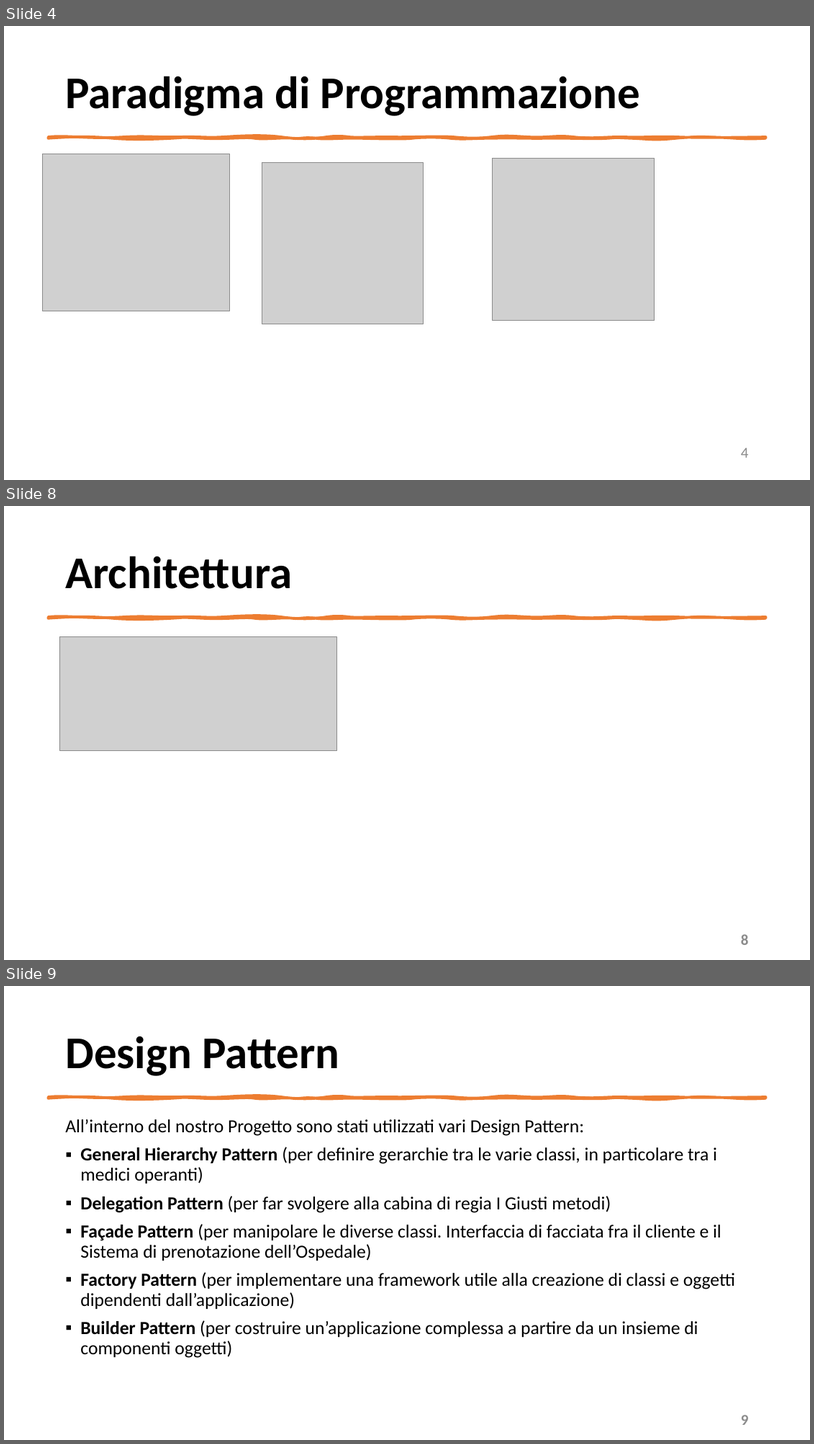
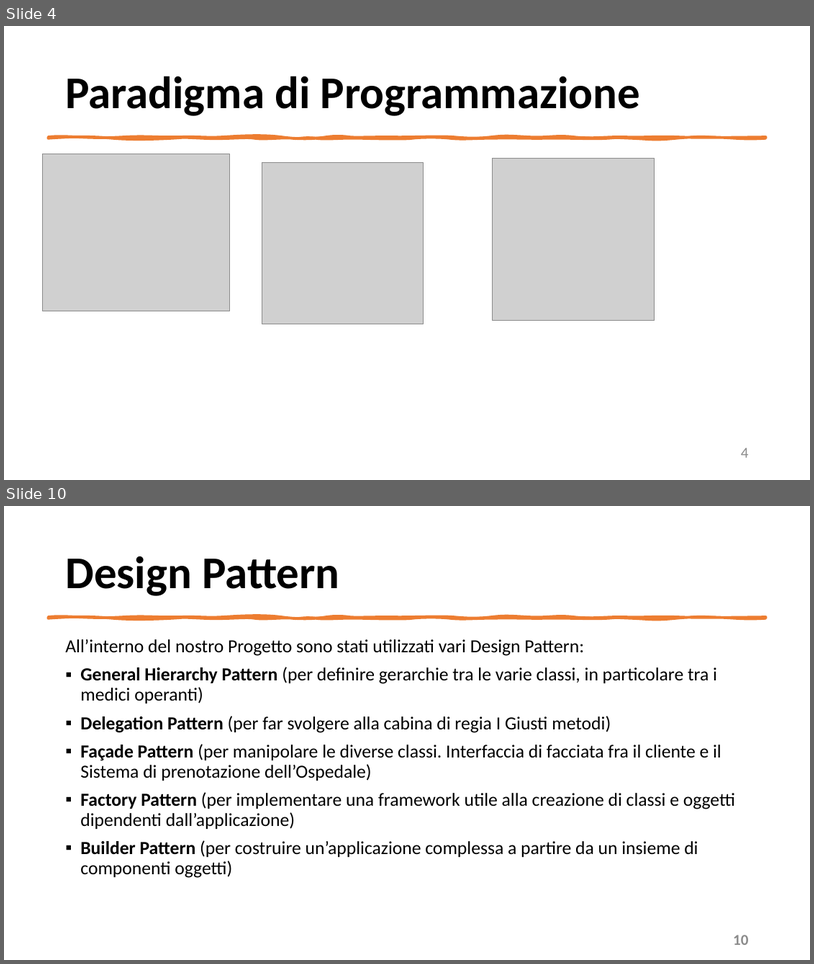
Before and after one commit to mangilimatteo/Progetto_Ingegneria_Software_Cattaneo_Mangili_Saini, a slide deck: Presentazione_Progetto.pptx. Shown one above the other, each under a label of ours: slides 4, 8 and 9 before the commit, slides 4 and 10 after it; the slides between them are not shown. The pictures are 814x1444 and 814x964 pixels, drawn with LibreOffice and Linux fonts; fonts in the diff are those of the drawing; grey boxes stand for pictures. Boxes give left, top, right and bottom in pixels: in the first picture for what was removed or moved away, otherwise in the second. Text is boxed around its words. In the diff, an @@ line names an element or a change of style, - is before the commit and + after.

```diff
--- a/Presentazione_Progetto.pptx
+++ b/Presentazione_Progetto.pptx
@@ slide 8 removed at [4, 506, 810, 960], background #FFFFFF @@
@@ title removed at [65, 556, 292, 589] @@
-Architettura
@@ freeform shape removed at [48, 617, 766, 618] @@
@@ picture removed at [59, 636, 337, 750] @@
@@ page number removed at [741, 934, 749, 944] @@
-8
@@ what was slide 9 is now slide 10 @@
@@ page number at [733, 934, 748, 944]: text changed @@
-9
+10
```
Also in this commit, not shown: 7 slides changed, 2 slides added.
